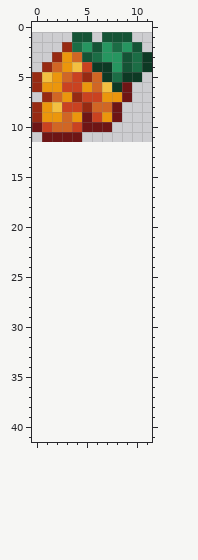
One commit to this pixel-art sprite: Resources/Textures/Items/Materials/Cloudberry.png. Above is the file before it was changed.
The file is 24x22 pixels, drawn in blocks of 2x2; one block is one cell here. The old version is drawn lined up with the new one, on the new canvas.
New version:
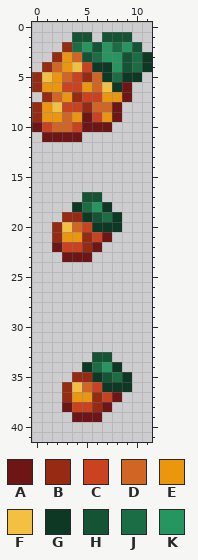
Palette (. is transparent): A #6e1515  B #972a12  C #ca4220  D #d16624  E #eb960c  F #f3c041  G #0d3924  H #145435  J #1b6d45  K #269660
The edit:
canvas 12x11 -> 12x42, the old top-left corner now at 0,1
There is now colour A in row 21 at x 7; in row 22 at x 2 and 6; in row 23 at x 3 to 5; in row 37 at x 8; in row 38 at x 3 and 7; in row 39 at x 4 to 6.
There is now colour B in row 19 at x 3 to 4; in row 20 at x 2; in row 21 at x 2 and 5; in row 22 at x 5; in row 35 at x 4 to 5; in row 36 at x 3.
There is now colour B in row 37 at x 3 and 6; in row 38 at x 6.
There is now colour C in row 20 at x 5; in row 21 at x 6; in row 22 at x 3 to 4; in row 36 at x 6; in row 37 at x 7; in row 38 at x 4 to 5.
There is now colour D in row 20 at x 4; in row 36 at x 5.
There is now colour E in row 21 at x 3 to 4; in row 37 at x 4 to 5.
There is now colour F in row 20 at x 3; in row 36 at x 4.
There is now colour G in row 18 at x 4 and 7; in row 19 at x 5 and 8; in row 20 at x 6 to 8; in row 34 at x 5 and 8; in row 35 at x 6 and 9; in row 36 at x 7 to 9.
There is now colour H in row 17 at x 5 to 6; in row 19 at x 6; in row 33 at x 6 to 7; in row 35 at x 7.
There is now colour J in row 18 at x 5; in row 19 at x 7; in row 34 at x 6; in row 35 at x 8.
There is now colour K in row 18 at x 6; in row 34 at x 7.
